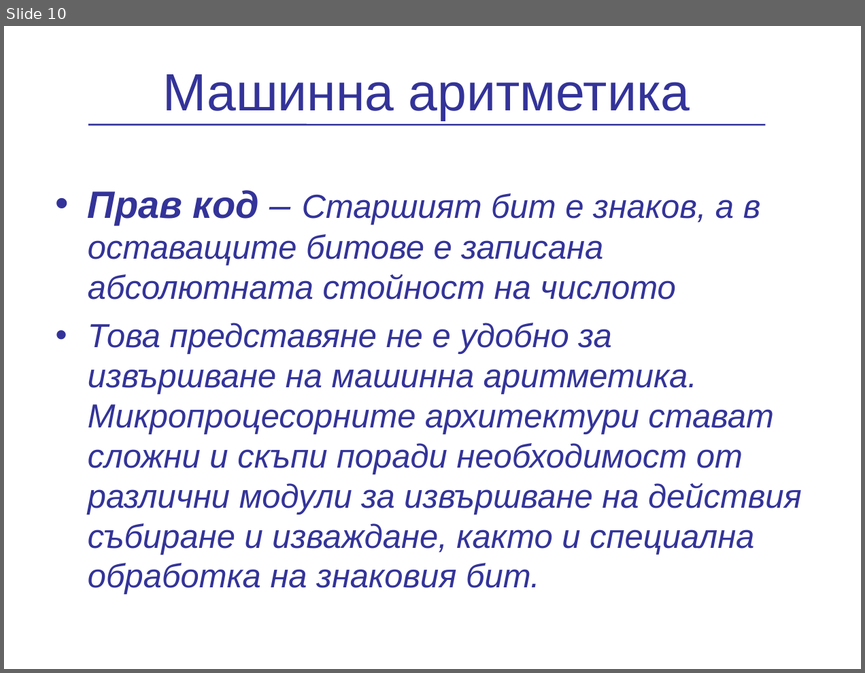
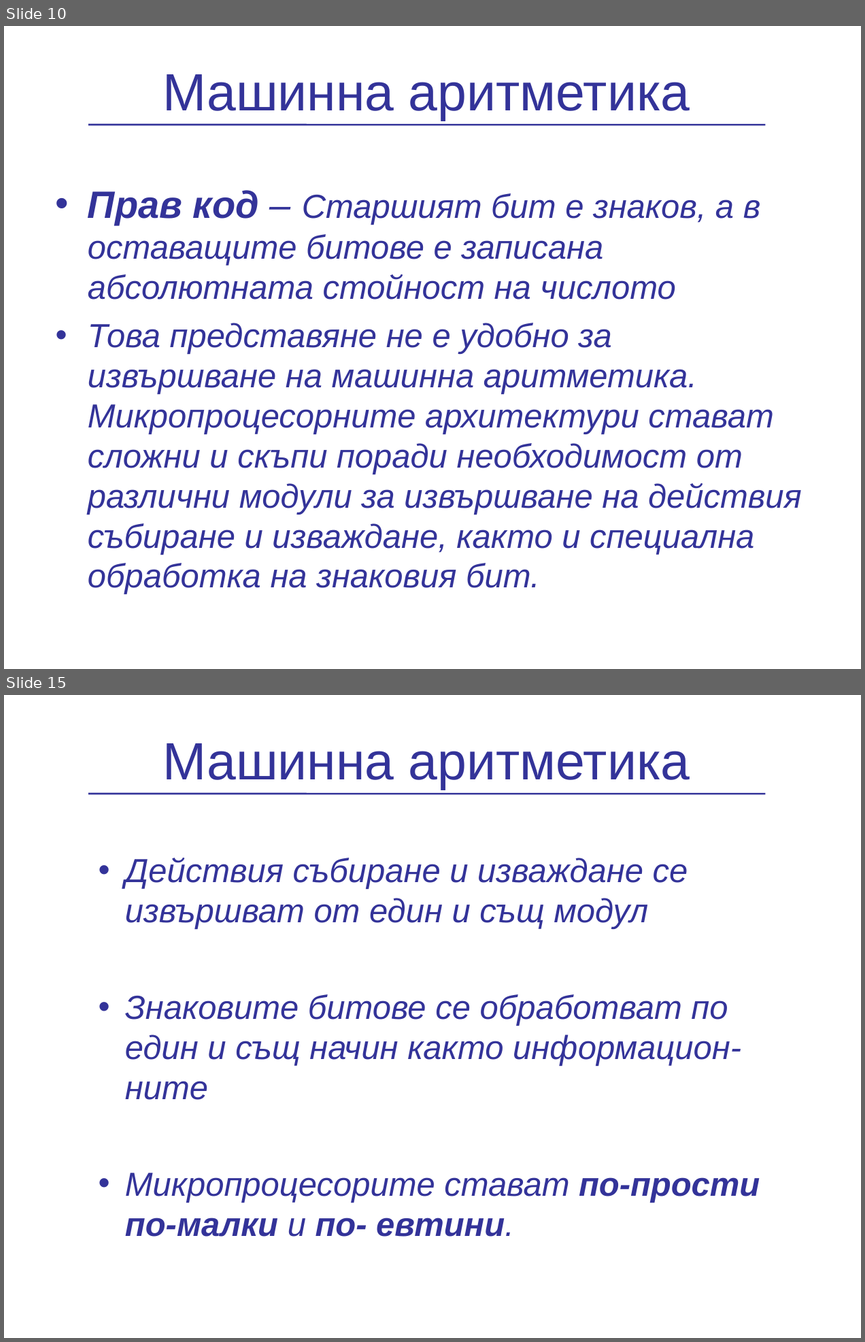
Before and after one commit to vpeevski/academy, a slide deck: Presentations/NumericalSystems/PredstavqneNaChislata.ppt. Shown one above the other, each under a label of ours: slide 10 before the commit, slides 10 and 15 after it; the slides between them are not shown. The pictures are 865x673 and 865x1342 pixels, drawn with LibreOffice and Linux fonts; fonts in the diff are those of the drawing; background and template pictures are left out. Boxes give left, top, right and bottom in pixels: in the first picture for what was removed or moved away, otherwise in the second. Text is boxed around its words. In the diff, an @@ line names an element or a change of style, - is before the commit and + after.

```diff
--- a/Presentations/NumericalSystems/PredstavqneNaChislata.ppt
+++ b/Presentations/NumericalSystems/PredstavqneNaChislata.ppt
@@ slide 15 added at (4, 695, 861, 1338), background picture (left out) @@
@@ title added at (162, 743, 689, 790), 44 pt, text #333399 @@
+Машинна аритметика
@@ line added from (88, 794) to (765, 794), #333399 1.5 pt @@
@@ text added at (125, 858, 759, 1236), 28 pt, text #333399, italic @@
+  • Действия събиране и изваждане се извършват от един и същ модул
+  • Знаковите битове се обработват по един и същ начин както информацион-ните
+  • Микропроцесорите стават по-прости по-малки и по- евтини.
```
Also in this commit, not shown: 3 slides changed, 2 other slides added.
